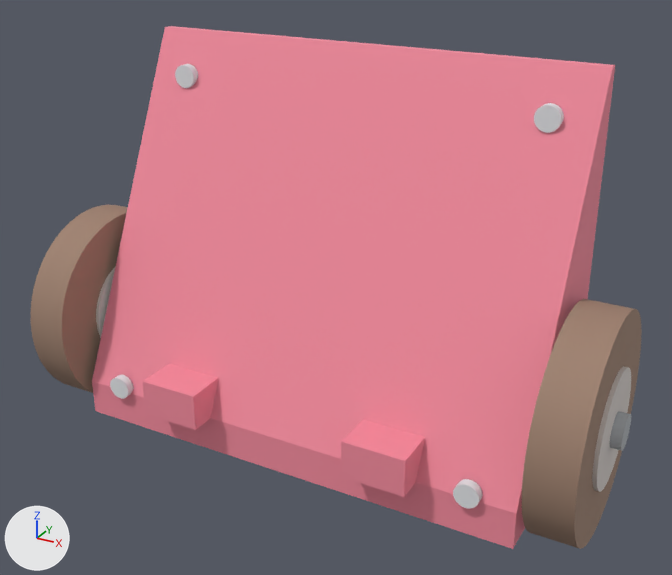
What one commit did to the glTF model viewer/data/models/goobers.glb.
The view is the same before and after, from a camera (50 mm lens) standing at (66.6, -116.1, 54.3) and looking at (2.8, 0.1, -3.8). Arrows for +X, +Y and +Z are at lower left; the lights stay in place. The picture after the commit comes second.

Names of what the first picture shows: 'chassis', 'dt_hub_wheel_l0', 'dt_hub_wheel_r0', 'dt_nut_wheel_l0', 'dt_screw_0', 'dt_screw_1', 'dt_screw_2', 'dt_screw_3', 'ear_l', 'ear_r', 'wheel_l0', 'wheel_r0'.
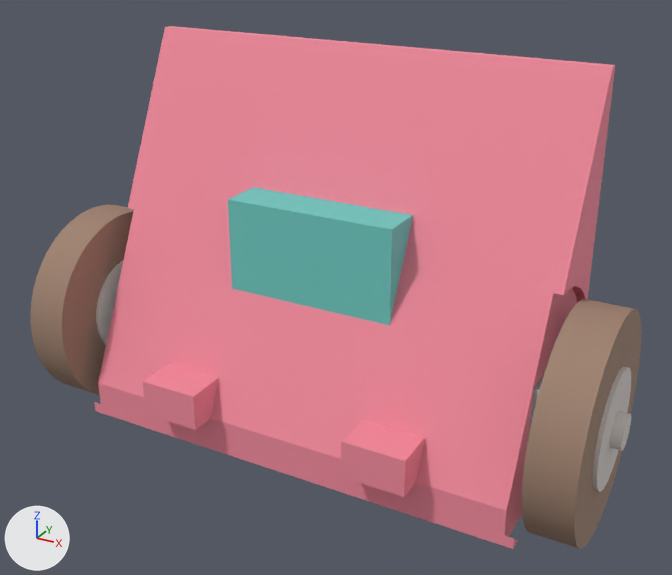
Not visible in the pictures: 'dm_wheel_r0'.

Changed parts and their boxes (x1, y1, x2, y2) in the pictures (672 x 575 px):
'chassis', reshaped: before (92, 26, 615, 549); after (95, 26, 615, 549)
'el_battery', added (cyan): after (228, 187, 413, 325)
'dt_screw_3', deleted: before (534, 103, 564, 133)
'dt_screw_1', deleted: before (453, 479, 482, 509)
'dt_nut_wheel_l0', deleted: before (610, 411, 631, 451)
'dt_screw_2', deleted: before (175, 64, 198, 88)
'dt_screw_0', deleted: before (110, 375, 133, 399)
'dm_wheel_l0', added (mostly hidden): after (529, 375, 544, 432)
part 1 of me_chassis, built on: before (92, 61, 587, 543); after (95, 61, 588, 543)
part 2 of me_wheel_r0, added (beige): after (62, 211, 134, 395)
part 3 of me_dt_hub_wheel_l0, added: after (597, 367, 631, 492)
part 4 of me_dt_hub_wheel_r0, added: after (99, 263, 123, 343)

Diff of the bpy script that builds the scene:
```diff
--- a/viewer/data/models/goobers.glb.py
+++ b/viewer/data/models/goobers.glb.py
@@ me_chassis @@
-me_chassis.from_pydata(...)  # 10 vertices, 16 faces; spans x -38.0..38.0, y -13.0..15.0, z -31.0..31.0
+me_chassis.from_pydata(...)  # 256 vertices, 520 faces; spans x -38.0..38.0, y -13.0..15.0, z -31.0..31.0
+# me_chassis part 1: 2 vertices removed from x -38.0..38.0, y -13.0, z -25.0; 166 vertices added at x -38.0..38.0, y -13.0..15.0, z -31.0..2.5
+# other edits to the shape of me_chassis do not show in these pictures
 me_chassis.materials.append(mat_chassis)
@@ me_wheel_r0 @@
-me_wheel_r0.from_pydata(...)  # 252 vertices, 500 faces; spans x -46.5..-39.5, y -17.0..17.0, z -33.0..1.0
+me_wheel_r0.from_pydata(...)  # 504 vertices, 1008 faces; spans x -46.5..-39.5, y -17.0..17.0, z -33.0..1.0
+# me_wheel_r0 part 2: 252 vertices added at x -46.5..-39.5, y -8.8..8.8, z -24.8..-7.2
 me_wheel_r0.materials.append(mat_wheel_r0)
@@ me_dt_hub_wheel_l0 @@
-me_dt_hub_wheel_l0.from_pydata(...)  # 252 vertices, 500 faces; spans x 38.9..47.1, y -8.8..8.8, z -24.8..-7.2
+me_dt_hub_wheel_l0.from_pydata(...)  # 756 vertices, 1508 faces; spans x 38.9..48.7, y -8.8..8.8, z -24.8..-7.2
+# me_dt_hub_wheel_l0 part 3: 504 vertices added at x 38.9..48.7, y -2.6..2.6, z -18.6..-13.4
 me_dt_hub_wheel_l0.materials.append(mat_dt_hub_wheel_l0)
@@ me_dt_hub_wheel_r0 @@
-me_dt_hub_wheel_r0.from_pydata(...)  # 252 vertices, 500 faces; spans x -47.1..-38.9, y -8.8..8.8, z -24.8..-7.2
+me_dt_hub_wheel_r0.from_pydata(...)  # 756 vertices, 1508 faces; spans x -48.7..-38.9, y -8.8..8.8, z -24.8..-7.2
+# me_dt_hub_wheel_r0 part 4: 504 vertices added at x -48.7..-38.9, y -2.6..2.6, z -18.6..-13.4
 me_dt_hub_wheel_r0.materials.append(mat_dt_hub_wheel_r0)
@@ ob_dt_nut_wheel_l0 @@
-ob_dt_nut_wheel_l0 = bpy.data.objects.new('dt_nut_wheel_l0', me_dt_nut_wheel_l0)
@@ ob_dt_screw_0 @@
-ob_dt_screw_0 = bpy.data.objects.new('dt_screw_0', me_dt_screw_0)
@@ ob_dt_screw_1 @@
-ob_dt_screw_1 = bpy.data.objects.new('dt_screw_1', me_dt_screw_1)
@@ ob_dt_screw_2 @@
-ob_dt_screw_2 = bpy.data.objects.new('dt_screw_2', me_dt_screw_2)
@@ ob_dt_screw_3 @@
-ob_dt_screw_3 = bpy.data.objects.new('dt_screw_3', me_dt_screw_3)
@@ ob_el_battery @@
+ob_el_battery = bpy.data.objects.new('el_battery', me_el_battery)  # a box spanning x -14.0..14.0, y -4.0..6.0, z -9.0..9.0; in mat_el_battery (cyan #71cec5)
+ob_el_battery.location = (0.0, 0.0, 0.0)
@@ ob_dm_wheel_r0 @@
+ob_dm_wheel_r0 = bpy.data.objects.new('dm_wheel_r0', me_dm_wheel_r0)  # 1132 vertices, 2260 faces; spans x -46.6..-10.6, y -5.0..5.0, z -22.0..-10.0; in mat_dm_wheel_r0 (light grey #cccfd3)
+ob_dm_wheel_r0.location = (0.0, 0.0, 0.0)
@@ ob_dm_wheel_l0 @@
+ob_dm_wheel_l0 = bpy.data.objects.new('dm_wheel_l0', me_dm_wheel_l0)  # 1132 vertices, 2260 faces; spans x 10.6..46.6, y -5.0..5.0, z -22.0..-10.0; in mat_dm_wheel_l0 (light grey #cccfd3)
+ob_dm_wheel_l0.location = (0.0, 0.0, 0.0)
```
